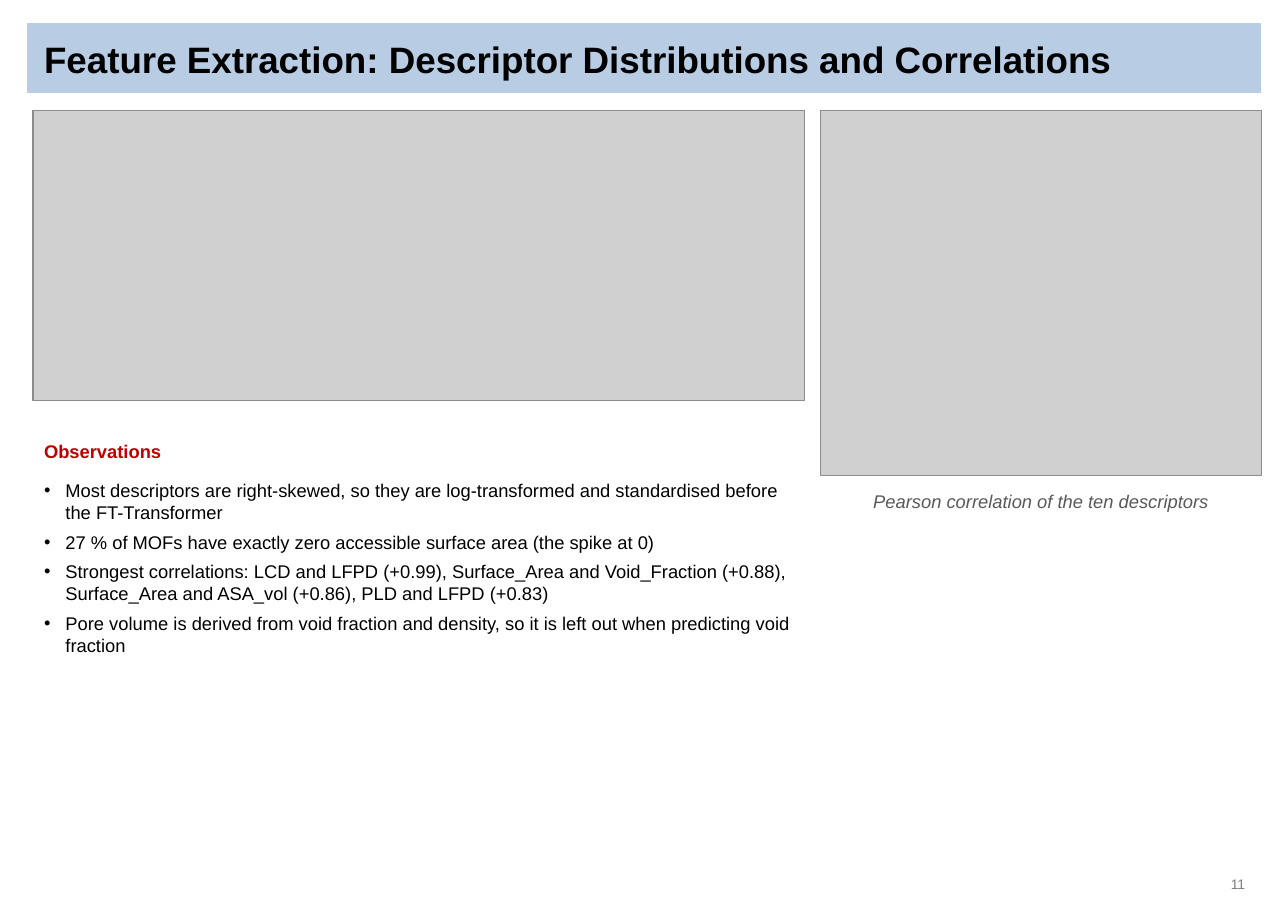
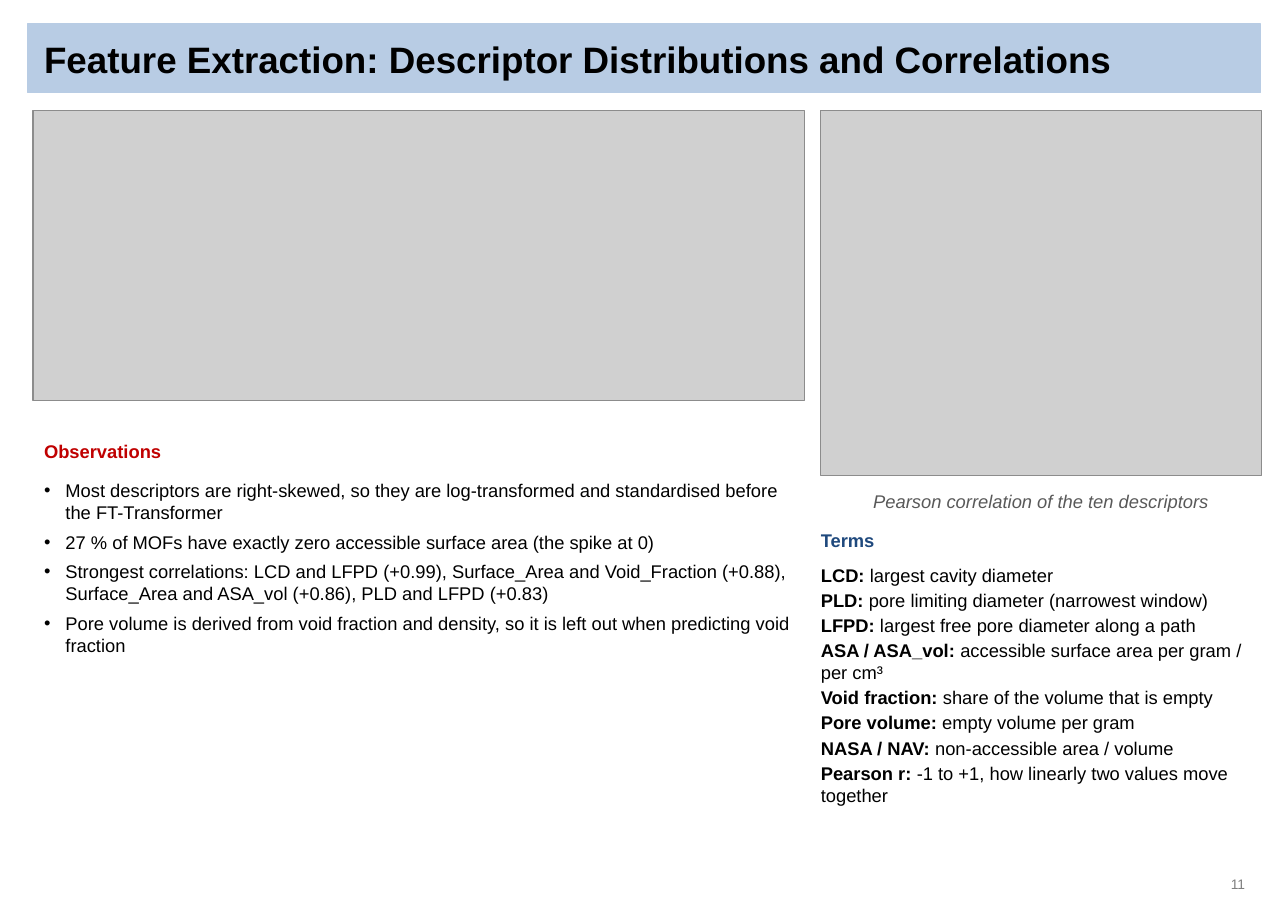
Before and after one commit to Sai-Mohith24/MOFChat-AI-Driven-Material-Recommendation-, a slide deck: slide 11 of reviews/final_review/MOFChat_Final_Review.pptx. Drawn at 1288x911 pixels with LibreOffice and Linux fonts; fonts in the diff are those of the drawing; grey boxes stand for pictures. Boxes give left, top, right and bottom in pixels: in the first picture for what was removed or moved away, otherwise in the second. Text is boxed around its words. In the diff, an @@ line names an element or a change of style, - is before the commit and + after.

```diff
--- a/reviews/final_review/MOFChat_Final_Review.pptx
+++ b/reviews/final_review/MOFChat_Final_Review.pptx
@@ text added at (821, 534, 875, 547), 12 pt, text #1F497D, bold @@
+Terms
@@ text added at (821, 568, 1231, 806), 12 pt, text #000000 @@
+• LCD: largest cavity diameter
+• PLD: pore limiting diameter (narrowest window)
+• LFPD: largest free pore diameter along a path
+• ASA / ASA_vol: accessible surface area per gram / per cm³
+• Void fraction: share of the volume that is empty
+• Pore volume: empty volume per gram
+• NASA / NAV: non-accessible area / volume
+• Pearson r: -1 to +1, how linearly two values move together
```
Also in this commit, not shown: 30 other slides changed, 3 other files.
